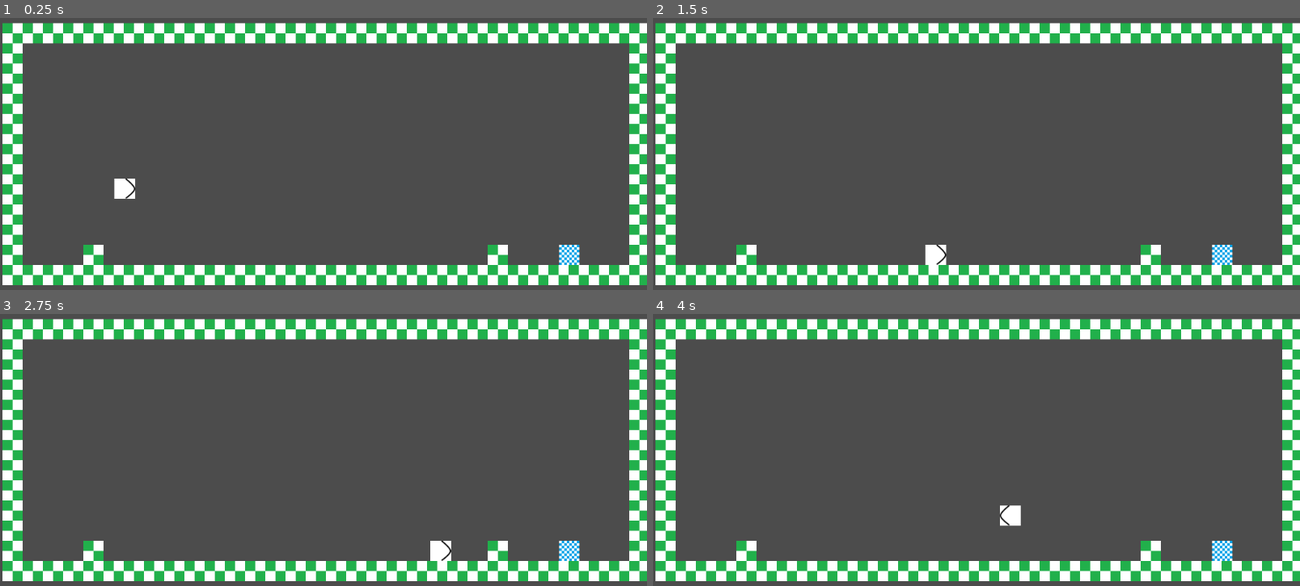
Above: before the commit, frames 1-4 (two rows, left to right).
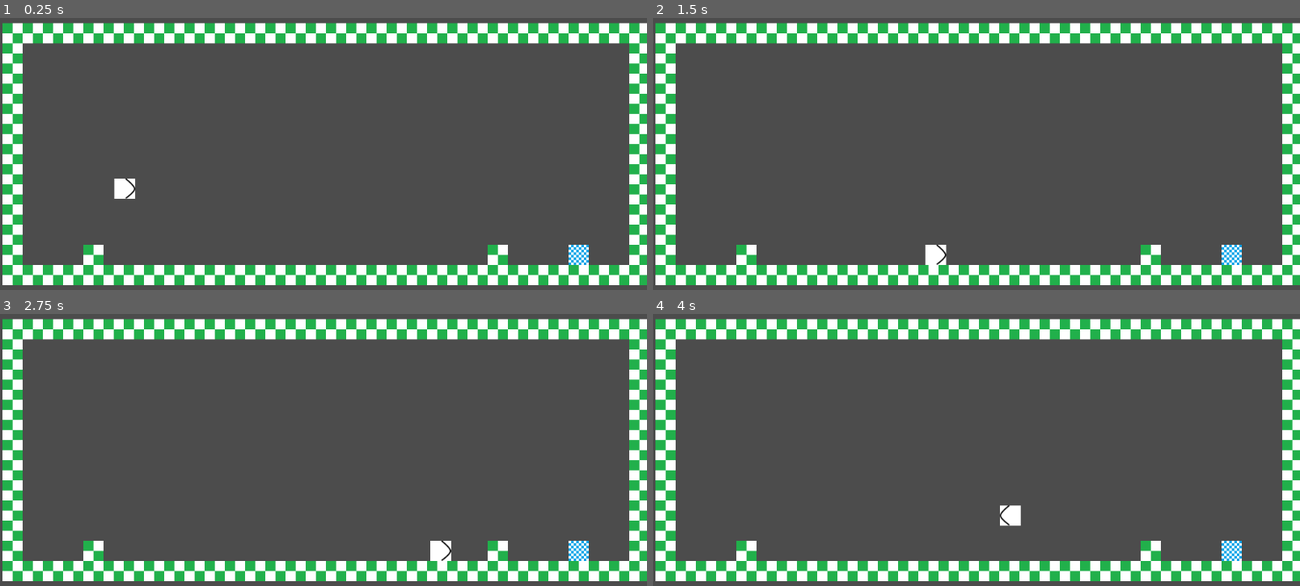
Above: after the commit, the same moments.

Repository: jjmontes/Indie-Dev-Jam-Es-10
Game: Godot game, scene res://Scenes/Game.tscn
The game is run twice, just before and just after one commit, with the same random seed, the same clock (stepped at 60 frames per second) and the same inputs.
Inputs:
- Up to frame 1 (0.25 s): no input
- Up to frame 2 (1.5 s): hold Ctrl 0.53-1.28 s; tap Space at 0.77 s; tap Ctrl at 1.35 s
- Up to frame 3 (2.75 s): tap Space at 1.52 s; hold Ctrl from 2.03 s (still down)
- Up to frame 4 (4 s): release Ctrl at 2.78 s; tap Ctrl at 2.85 s; tap Space at 3.02, 3.77 s; hold Ctrl from 3.53 s (still down)

The runs differ from the first frame. In frame 1, 0.3% of the frame differs, in the area x 86-91%, y 83-91%; in frame 2, 0.3%; in frame 3, 0.3%; in frame 4, 0.3%.

Commit message:
Se cambia Exit dentro del Level

Diff:
--- a/Scenes/Game.tscn
+++ b/Scenes/Game.tscn
@@ -1,18 +1,14 @@
-[gd_scene load_steps=5 format=2]
+[gd_scene load_steps=4 format=2]
 
 [ext_resource path="res://Scenes/Player.tscn" type="PackedScene" id=1]
 [ext_resource path="res://Scenes/Levels/001.tscn" type="PackedScene" id=2]
-[ext_resource path="res://Scenes/Exit.tscn" type="PackedScene" id=3]
 [ext_resource path="res://Scripts/Game.gd" type="Script" id=4]
 
 [node name="Game" type="Node2D"]
 script = ExtResource( 4 )
 
-[node name="Player" parent="." instance=ExtResource( 1 )]
-position = Vector2( 147.474, 330.105 )
-
 [node name="Level" parent="." instance=ExtResource( 2 )]
 
-[node name="Exit" parent="." instance=ExtResource( 3 )]
-position = Vector2( 901.053, 474.737 )
-[connection signal="player_entered" from="Exit" to="." method="_on_player_exit_level"]
+[node name="Player" parent="Level" instance=ExtResource( 1 )]
+position = Vector2( 147.474, 330.105 )
+[connection signal="exit" from="Level" to="." method="_on_Level_exit"]
--- a/Scenes/Levels/001.tscn
+++ b/Scenes/Levels/001.tscn
@@ -1,9 +1,16 @@
-[gd_scene load_steps=2 format=2]
+[gd_scene load_steps=4 format=2]
 
 [ext_resource path="res://Scenes/Tiles/Background.tscn" type="PackedScene" id=1]
+[ext_resource path="res://Scenes/Exit.tscn" type="PackedScene" id=2]
+[ext_resource path="res://Scripts/Levels/001.gd" type="Script" id=3]
 
 [node name="001" type="Node2D"]
+script = ExtResource( 3 )
 
 [node name="TileMap" parent="." instance=ExtResource( 1 )]
 position = Vector2( 420, 523.158 )
 tile_data = PoolIntArray( -786445, 0, 0, -786444, 0, 0, -786443, 0, 0, -786442, 0, 0, -786441, 0, 0, -786440, 0, 0, -78 …(1145 unchanged characters)…
+
+[node name="Exit" parent="." instance=ExtResource( 2 )]
+position = Vector2( 915.94, 475.169 )
+[connection signal="player_entered" from="Exit" to="." method="_on_Exit_player_entered"]
--- a/Scripts/Game.gd
+++ b/Scripts/Game.gd
@@ -1,15 +1,5 @@
 extends Node2D
 
-
-# Called when the node enters the scene tree for the first time.
-func _ready():
-	pass # Replace with function body.
-
-
-# Called every frame. 'delta' is the elapsed time since the previous frame.
-#func _process(delta):
-#	pass
-
-
-func _on_player_exit_level():
+func _on_Level_exit():
 	print("El jugador salio del nivel... cargando nivel 2")
+	$Level.queue_free()
--- /dev/null
+++ b/Scripts/Levels/001.gd
@@ -0,0 +1,6 @@
+extends Node2D
+
+signal exit
+
+func _on_Exit_player_entered():
+	emit_signal("exit")
